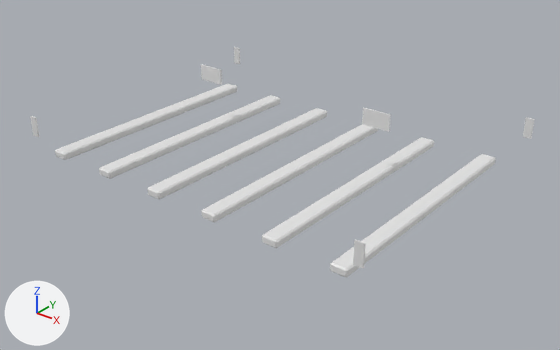
Two versions of the OBJ model src/main/resources/assets/stonedew/models/block/catalog/uv_panel_6_emission.obj, one commit apart.
Camera for both pictures: a 50 mm camera at (2.063, -2.415, 1.4) aimed at (0.552, -0.525, 0.229). The axes (+X, +Y, +Z) are drawn at lower left. The lights are the same throughout. The picture after the commit comes second. Materials are left out; every surface is plain grey. Where no turn or scale is listed for an object, it has been applied to the vertices.

Objects in the first picture: 'model'.
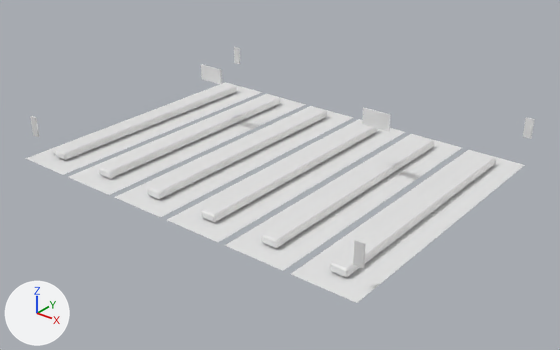
What differs and where, as boxes (x1, y1, x2, y2) in the pictures (560 x 350 px):
'model', reshaped (11% taller)
    before: (30, 47, 534, 277)
    after: (25, 47, 534, 303)
part 1 of me_model, added
    after: (25, 82, 524, 303)

Diff of the bpy script that builds the scene:
```diff
--- a/src/main/resources/assets/stonedew/models/block/catalog/uv_panel_6_emission.obj.py
+++ b/src/main/resources/assets/stonedew/models/block/catalog/uv_panel_6_emission.obj.py
@@ me_model @@
 # used by ob_model
 # verts and faces of me_model; kept vertices keep their numbers, new ones are numbered from 240
-me_model.from_pydata(...)  # 240 vertices, 228 faces; spans x -0.19..1.19, y -0.988..0.08, z 0.257..0.506
+me_model.from_pydata(...)  # 264 vertices, 234 faces; spans x -0.2..1.2, y -1.025..0.08, z 0.255..0.506
+# me_model part 1
+verts[240] = (0.013, -1.025, 0.255)  # pixel (62, 174)
+verts[241] = (-0.2, -1.025, 0.255)  # pixel (25, 158)
+verts[242] = (0.25, -1.025, 0.255)  # pixel (109, 194)
+verts[243] = (0.038, -1.025, 0.255)  # pixel (67, 176)
+verts[244] = (0.488, -1.025, 0.255)  # pixel (160, 217)
+verts[245] = (0.275, -1.025, 0.255)  # pixel (114, 197)
+verts[246] = (0.725, -1.025, 0.255)  # pixel (218, 242)
+verts[247] = (0.512, -1.025, 0.255)  # pixel (166, 219)
+verts[248] = (0.962, -1.025, 0.255)  # pixel (283, 270)
+verts[249] = (0.75, -1.025, 0.255)  # pixel (224, 245)
+verts[250] = (1.2, -1.025, 0.255)  # pixel (356, 302)
+verts[251] = (0.988, -1.025, 0.255)  # pixel (290, 274)
+for new, old in zip([*range(252, 264)], [*range(240, 252)]): verts[new] = verts[old] + (0.0, 1.05, 0.0)
+faces += [(240, 241, 253, 252), (242, 243, 255, 254), (244, 245, 257, 256), (246, 247, 259, 258), (248, 249, 261, 260), (250, 251, 263, 262)]
```
